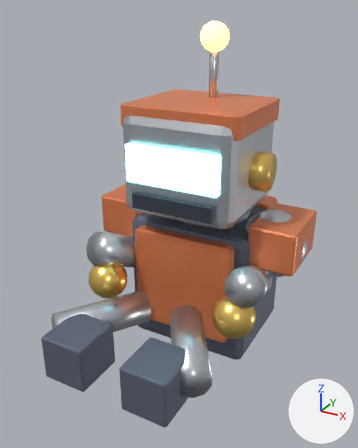
Two versions of the glTF model assets/driver_robot.glb, one commit apart.
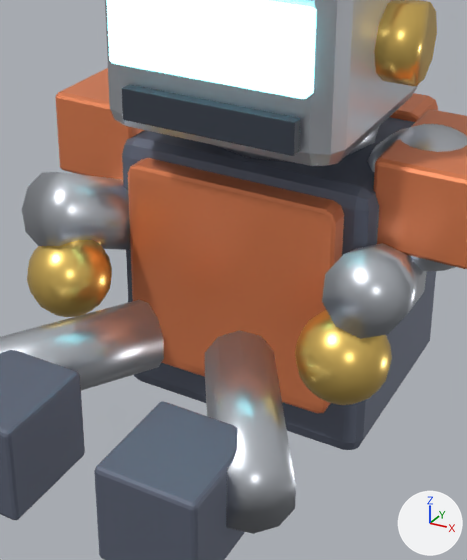
Each version appears first whole from a 50 mm lens placed at (0.986, -2.059, 1.422), pointed at (0.013, -0.29, 0.538), and next in a close-up on the part from 21% to 81% of the width and 34% to 92% of the height. The lights are fixed; the arrows at lower right show +X, +Y and +Z. The older version's two pictures come first. Where no turn or scale is listed for an object, it has been applied to the vertices.

The first close-up shows 'D_Chest', 'D_Glove', 'D_Glove.001', 'D_Head', 'D_Lower', 'D_Lower.001', 'D_Mouth', 'D_Pad.001', 'D_Torso', 'D_Upper', 'D_Upper.001', 'D_Visor' and 7 more.
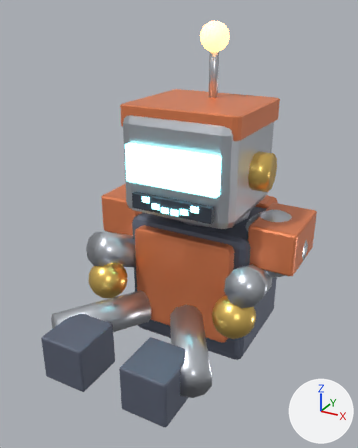
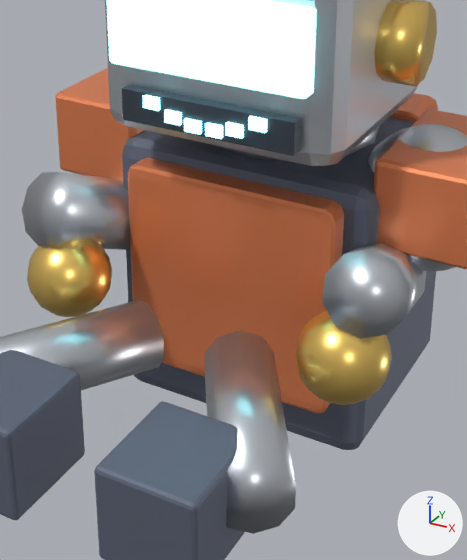
The change, as JSON lines over the scene's bpy script:
```json
{"op": "add", "block": "mat_volteye", "code": ["mat_volteye = principled_material('VoltEye')", "mat_volteye.base_color = (0.35, 0.95, 1.0)  # cyan #a0f9ff", "mat_volteye.roughness = 0.25", "mat_volteye.emission_color = (0.35, 0.95, 1.0)  # cyan #a0f9ff", "mat_volteye.emission_strength = 2.6"]}
{"op": "add", "block": "me_d_mouthled", "code": ["me_d_mouthled = bpy.data.meshes.new('D_MouthLED')", "me_d_mouthled.from_pydata(...)  # a box spanning x -0.138..-0.102, y -0.354..-0.342, z 0.635..0.661; a box spanning x -0.088..-0.052, y -0.354..-0.342, z 0.613..0.639; a box spanning x -0.042..-0.006, y -0.354..-0.342, z 0.603..0.629; a box spanning x 0.006..0.042, y -0.354..-0.342, z 0.603..0.629; a box spanning x 0.052..0.088, y -0.354..-0.342, z 0.613..0.639; a box spanning x 0.102..0.138, y -0.354..-0.342, z 0.635..0.661", "me_d_mouthled.materials.append(mat_volteye)  # cyan #a0f9ff, glowing cyan #a0f9ff"]}
{"op": "set", "path": "ob_d_pupil.scale", "old": "(1.0, 0.4, 1.0)", "new": "(1.0, 1.0, 1.0)"}
{"op": "set", "path": "ob_d_pupil.location", "old": "(-0.09, -0.33, 0.8)", "new": "(0.0, 0.0, 0.0)"}
{"op": "set", "path": "ob_d_pupil_001.scale", "old": "(1.0, 0.4, 1.0)", "new": "(1.0, 1.0, 1.0)"}
{"op": "set", "path": "ob_d_pupil_001.location", "old": "(0.09, -0.33, 0.8)", "new": "(0.0, 0.0, 0.0)"}
{"op": "add", "block": "ob_d_mouthled", "code": ["ob_d_mouthled = bpy.data.objects.new('D_MouthLED', me_d_mouthled)", "ob_d_mouthled.location = (0.0, 0.0, 0.0)"]}
```

Boxes [x1, y1, x2, y2] around the edits, measured in the close-ups (467 x 560 px):
```json
{"object": "D_Pupil.001", "change": "moved, rescaled", "after": [221, 14, 266, 78], "on screen": "not visible before"}
{"object": "D_Pupil", "change": "moved, rescaled", "after": [140, 2, 183, 63], "on screen": "not visible before"}
{"object": "D_MouthLED", "change": "added", "after": [143, 95, 267, 139]}
```
